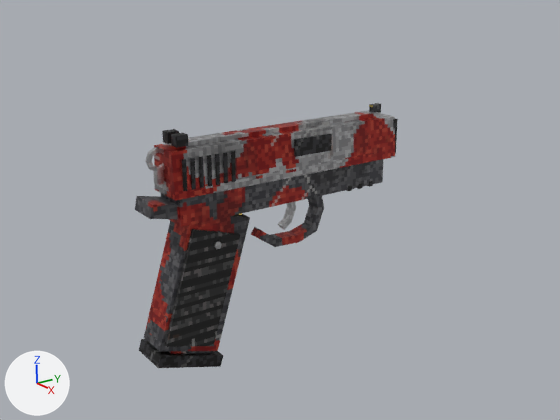
Before and after pictures for a commit that changed the Blender file handgun/Ashes_2063_EP1_handgun_model.blend.
Both versions are drawn from the file's camera 'HG_ModelCam'. Lighting does not change. The marker at lower left points along +X, +Y and +Z. The first picture is the older version.

The first picture shows 'HG_Frame', 'HG_Hammer', 'HG_Mag', 'HG_Slide', 'HG_Trigger'.
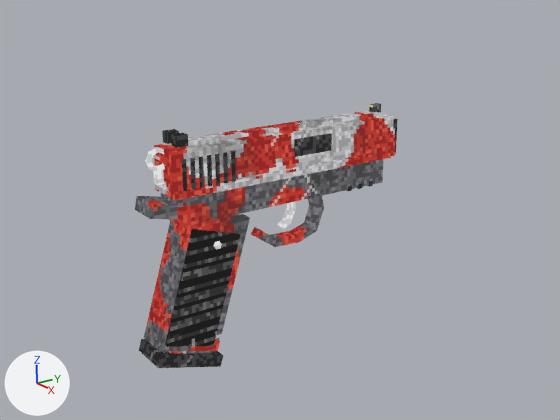
Changed parts and their boxes [x1, y1, x2, y2] in the pictures (560 x 420 px):
'HG_Frame', recoloured (lighter)
    both: [135, 159, 383, 352]
'HG_Slide', recoloured (lighter)
    both: [154, 103, 398, 201]
'HG_Mag', recoloured
    both: [140, 213, 242, 368]
'HG_Hammer', recoloured (lighter)
    both: [145, 147, 165, 185]
'HG_Trigger', recoloured (grey to white)
    both: [278, 202, 296, 230]

The change, as a list of edits to the scene's bpy script:
```text
Change mat_hg_framegunmetal:
    remove # nodes: BsdfPrincipled, Group, Math x3, Mix, OutputMaterial, TexCoord, TexNoise, TexWhiteNoise, ValToRGB x2, VectorMath
    nodes: Emission, Group, Math, Mix, OutputMaterial, TexCoord, TexNoise, TexWhiteNoise, ValToRGB x2, VectorMath
Change mat_hg_brightsteel:
    remove # nodes: BsdfPrincipled, Group, Math x2, OutputMaterial, TexCoord, TexWhiteNoise, ValToRGB, VectorMath
    nodes: Emission, Group, OutputMaterial, TexCoord, TexWhiteNoise, ValToRGB, VectorMath
Change mat_hg_slidesteel:
    remove # nodes: BsdfPrincipled, Group, Math x3, Mix, OutputMaterial, TexCoord, TexNoise, TexWhiteNoise, ValToRGB x2, VectorMath
    nodes: Emission, Group, Math, Mix, OutputMaterial, TexCoord, TexNoise, TexWhiteNoise, ValToRGB x2, VectorMath
```
